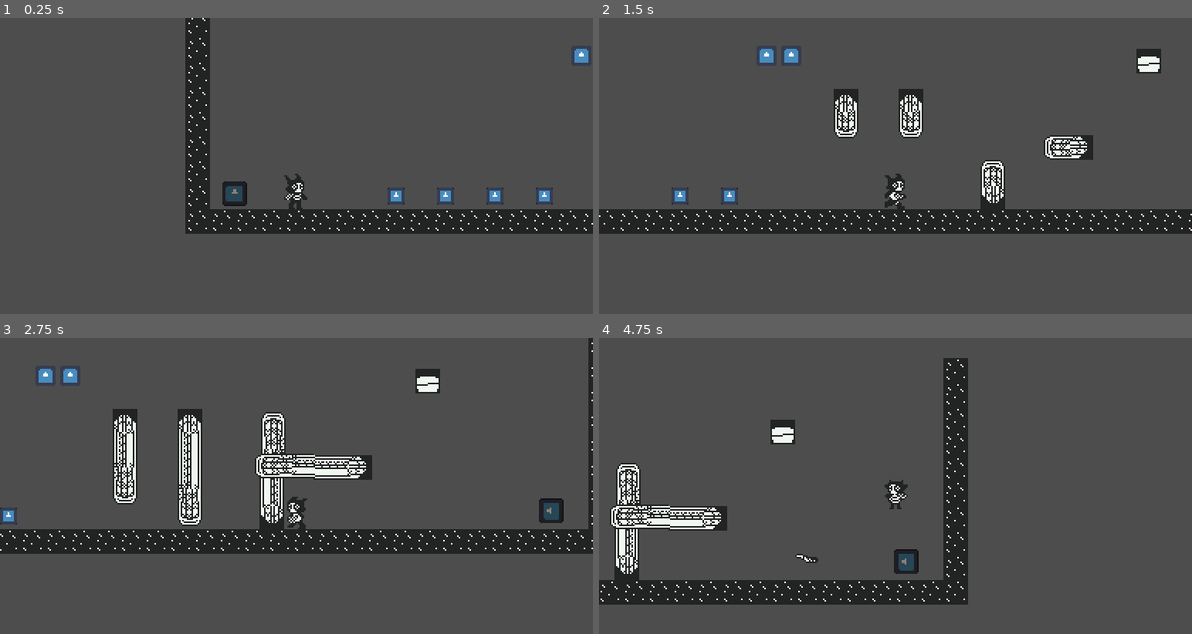
Above: before the commit, frames 1-4 (two rows, left to right).
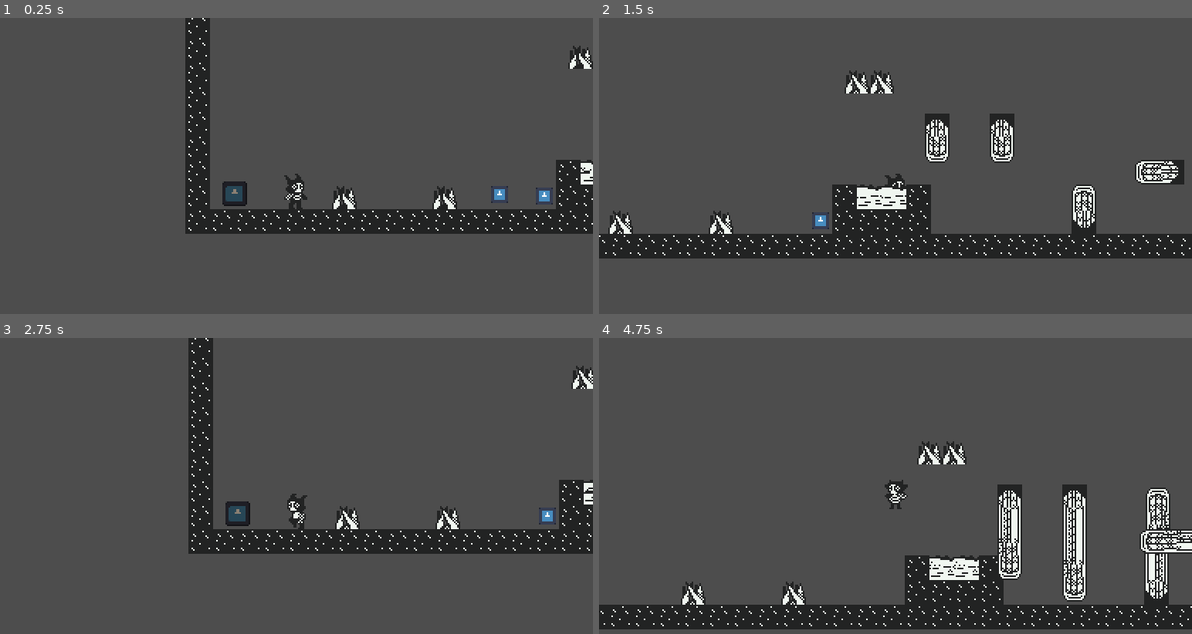
Above: after the commit, the same moments.

Repository: SpeedOfSmell/cryptid-caper
Game: Godot game, scene res://assets/game/game_screen/interactables/interactable_sandbox.tscn
Same seed, same stepped clock (60 frames per second), same inputs: the game is played once before the commit and once after it. This scene is started directly instead of the project's main scene. The engine's default icon, where the game draws it, is replaced by a stand-in: a white triangle on a blue panel in a dark square.
Inputs:
- Up to frame 1 (0.25 s): no input
- Up to frame 2 (1.5 s): hold D (walk_right) from 0.53 s (still down); tap Shift (dash) at 0.6 s; tap Space (jump) at 0.77 s; tap S (duck) at 1.35 s
- Up to frame 3 (2.75 s): tap Space (jump) at 1.52 s; release D (walk_right) at 2.03 s; hold A (walk_left) from 2.03 s (still down); tap Shift (dash) at 2.1 s
- Up to frame 4 (4.75 s): release A (walk_left) at 2.78 s; hold D (walk_right) 2.78-4.28 s; tap S (duck) at 2.85, 4.35 s; tap Space (jump) at 3.02, 3.77, 4.52 s; tap Shift (dash) at 3.6 s; hold A (walk_left) from 4.28 s (still down)

The runs differ from the first frame. In frame 1, 1.9% of the frame differs, in the area x 55-100%, y 9-65%; in frame 2, 22%; in frame 3, 14%; in frame 4, 25%, in the area x 0-100%, y 6-99%.

Commit message:
add spikes/lava

Diff:
--- a/assets/game/game_screen/chunks/chunk_types/down_chunk/down_chunk_a.tscn
+++ b/assets/game/game_screen/chunks/chunk_types/down_chunk/down_chunk_a.tscn
@@ -10,12 +10,10 @@
 tile_set = ExtResource("2_fl78b")
 
 [node name="LeftLayer" type="TileMapLayer" parent="." unique_id=1216983266]
-visible = false
 tile_map_data = PackedByteArray("AAAAAAgAAAAHAAEAAAAAAAkAAAAHAAEAAAABAAkAAAAGAAEAAAABAAgAAAAGAAEAAAACAAgAAAAEAAEAAAADAA …(224 unchanged characters)…
 tile_set = ExtResource("2_fl78b")
 
 [node name="RightLayer" type="TileMapLayer" parent="." unique_id=2079886663]
-visible = false
 tile_map_data = PackedByteArray("AAAoAAgAAAACAAEAAAAoAAkAAAACAAEAAAAoAAoAAAACAAEAAAAoAAsAAAACAAEAAAAlAAgAAAAHAAEAAAAlAA …(192 unchanged characters)…
 tile_set = ExtResource("2_fl78b")
 
--- a/assets/game/game_screen/chunks/chunk_types/through_chunk/through_chunk_a.tres
+++ b/assets/game/game_screen/chunks/chunk_types/through_chunk/through_chunk_a.tres
@@ -5,5 +5,6 @@
 
 [resource]
 script = ExtResource("1_ql2au")
+difficulty = 1
 chunk_scene = ExtResource("1_vqnpn")
 metadata/_custom_type_script = "uid://wpcxsk870y80"
--- a/assets/game/game_screen/chunks/chunk_types/through_chunk/through_chunk_a.tscn
+++ b/assets/game/game_screen/chunks/chunk_types/through_chunk/through_chunk_a.tscn
@@ -2,7 +2,7 @@
 
 [ext_resource type="TileSet" uid="uid://dywhdftlbg8wv" path="res://assets/game/game_screen/chunks/room_tileset.tres" id="2_tbpo8"]
 [ext_resource type="PackedScene" uid="uid://b1jbsp8xj45we" path="res://assets/game/game_screen/player/player.tscn" id="3_47a16"]
-[ext_resource type="PackedScene" uid="uid://bgb2sv8mxh6fd" path="res://assets/game/game_screen/interactables/obstacle/spike.tscn" id="4_tbpo8"]
+[ext_resource type="PackedScene" uid="uid://bgb2sv8mxh6fd" path="res://assets/game/game_screen/interactables/obstacle/spike/spike.tscn" id="4_tbpo8"]
 [ext_resource type="PackedScene" uid="uid://bravhbok4cvo4" path="res://assets/game/game_screen/interactables/artifact/artifact.tscn" id="5_6aua3"]
 [ext_resource type="PackedScene" uid="uid://d0mhcb0l0g6sy" path="res://assets/game/game_screen/interactables/relic/relic.tscn" id="5_kbw0v"]
 
--- a/assets/game/game_screen/interactables/interactable_sandbox.tscn
+++ b/assets/game/game_screen/interactables/interactable_sandbox.tscn
@@ -4,31 +4,24 @@
 [ext_resource type="TileSet" uid="uid://dywhdftlbg8wv" path="res://assets/game/game_screen/chunks/room_tileset.tres" id="2_tiles"]
 [ext_resource type="PackedScene" uid="uid://b1jbsp8xj45we" path="res://assets/game/game_screen/player/player.tscn" id="3_player"]
 [ext_resource type="PackedScene" uid="uid://d0mhcb0l0g6sy" path="res://assets/game/game_screen/interactables/relic/relic.tscn" id="4_relic"]
-[ext_resource type="PackedScene" uid="uid://bgb2sv8mxh6fd" path="res://assets/game/game_screen/interactables/obstacle/spike.tscn" id="5_spike"]
+[ext_resource type="PackedScene" uid="uid://e4vourxxnuy1" path="res://assets/game/game_screen/interactables/obstacle/spike/spike.tscn" id="5_spike"]
 [ext_resource type="PackedScene" uid="uid://dwjbiqvl2voqc" path="res://assets/game/game_screen/interactables/obstacle/traps/piston/piston_trap.tscn" id="6_piston"]
 [ext_resource type="PackedScene" uid="uid://dxui1ugt02bf7" path="res://assets/game/game_screen/interactables/obstacle/traps/boulder/boulder_dropper.tscn" id="7_boulder"]
 [ext_resource type="PackedScene" uid="uid://beedmp5n2y2sx" path="res://assets/game/game_screen/interactables/obstacle/traps/dart/dart_trap.tscn" id="8_dart"]
+[ext_resource type="PackedScene" uid="uid://dwwtyffyihcp" path="res://assets/game/game_screen/interactables/obstacle/lava/lava.tscn" id="9_30end"]
 
 [node name="InteractableSandbox" type="Node2D" unique_id=502746101]
 script = ExtResource("1_sandbox")
 
 [node name="TileMapLayer" type="TileMapLayer" parent="." unique_id=1543069032]
-tile_map_data = PackedByteArray("AAD8//j/AAAFAAEAAAD8//n/AAA …(848 unchanged characters)… FAAEAAAAiAAAAAAAFAAEAAAAiAAEAAAAFAAEAAAA=")
+tile_map_data = PackedByteArray("AAD8//j/AAAFAAEAAAD8//n/AAA …(848 unchanged characters)… FAAEAAAAiAAAAAAAFAAEAAAAiAAEAAAAFAAEAAAALAAAAAAAFAAEAAAAMAAAAAAAFAAEAAAANAAAAAAAFAAEAAAAOAAAAAAAFAAEAAAAOAP//AAAFAAEAAAALAP//AAAFAAEAAAA=")
 tile_set = ExtResource("2_tiles")
 
 [node name="Player" parent="." unique_id=405111128 instance=ExtResource("3_player")]
 position = Vector2(8, 16)
 
 [node name="JumpRelic" parent="." unique_id=1777570291 instance=ExtResource("4_relic")]
-position = Vector2(72, 8)
-
-[node name="SpeedRelic" parent="." unique_id=1155390747 instance=ExtResource("4_relic")]
-position = Vector2(104, 8)
-upgrade_type = 1
-
-[node name="TeleportRelic" parent="." unique_id=435805709 instance=ExtResource("4_relic")]
-position = Vector2(136, 8)
-upgrade_type = 2
+position = Vector2(139, 7)
 
 [node name="DashRelic" parent="." unique_id=871176782 instance=ExtResource("4_relic")]
 position = Vector2(168, 8)
@@ -71,3 +64,15 @@
 position = Vector2(-32, 6)
 rotation = 0.008344294
 interval = 0.5
+
+[node name="Spike3" parent="." unique_id=1858360133 instance=ExtResource("5_spike")]
+position = Vector2(39, 8)
+
+[node name="Spike5" parent="." unique_id=497340528 instance=ExtResource("5_spike")]
+position = Vector2(104, 8)
+
+[node name="Lava" parent="." unique_id=1417855237 instance=ExtResource("9_30end")]
+position = Vector2(200, -8)
+
+[node name="Lava2" parent="." unique_id=1117231409 instance=ExtResource("9_30end")]
+position = Vector2(216, -8)
--- /dev/null
+++ b/assets/game/game_screen/interactables/obstacle/lava/lava.tscn
@@ -0,0 +1,69 @@
+[gd_scene format=3 uid="uid://dwwtyffyihcp"]
+
+[ext_resource type="Script" uid="uid://heoyfeygh4e8" path="res://assets/game/game_screen/interactables/obstacle/obstacle.gd" id="1_6yjb6"]
+[ext_resource type="Texture2D" uid="uid://ex2670k6ic27" path="res://assets/game/game_screen/interactables/obstacle/lava/Lava.png" id="1_vfcfx"]
+
+[sub_resource type="AtlasTexture" id="AtlasTexture_6yjb6"]
+atlas = ExtResource("1_vfcfx")
+region = Rect2(0, 0, 16, 16)
+
+[sub_resource type="AtlasTexture" id="AtlasTexture_v8qcc"]
+atlas = ExtResource("1_vfcfx")
+region = Rect2(16, 0, 16, 16)
+
+[sub_resource type="AtlasTexture" id="AtlasTexture_udg2t"]
+atlas = ExtResource("1_vfcfx")
+region = Rect2(32, 0, 16, 16)
+
+[sub_resource type="AtlasTexture" id="AtlasTexture_3tdl2"]
+atlas = ExtResource("1_vfcfx")
+region = Rect2(0, 16, 16, 16)
+
+[sub_resource type="AtlasTexture" id="AtlasTexture_ft3hg"]
+atlas = ExtResource("1_vfcfx")
+region = Rect2(16, 16, 16, 16)
+
+[sub_resource type="AtlasTexture" id="AtlasTexture_4t16y"]
+atlas = ExtResource("1_vfcfx")
+region = Rect2(32, 16, 16, 16)
+
+[sub_resource type="SpriteFrames" id="SpriteFrames_1lvrn"]
+animations = [{
+"frames": [{
+"duration": 1.0,
+"texture": SubResource("AtlasTexture_6yjb6")
+}, {
+"duration": 1.0,
+"texture": SubResource("AtlasTexture_v8qcc")
+}, {
+"duration": 1.0,
+"texture": SubResource("AtlasTexture_udg2t")
+}, {
+"duration": 1.0,
+"texture": SubResource("AtlasTexture_3tdl2")
+}, {
+"duration": 1.0,
+"texture": SubResource("AtlasTexture_ft3hg")
+}, {
+"duration": 1.0,
+"texture": SubResource("AtlasTexture_4t16y")
+}],
+"loop": 1,
+"name": &"default",
+"speed": 7.0
+}]
+
+[sub_resource type="RectangleShape2D" id="RectangleShape2D_1lvrn"]
+size = Vector2(16, 14)
+
+[node name="Lava" type="Area2D" unique_id=1417855237]
+script = ExtResource("1_6yjb6")
+
+[node name="AnimatedSprite2D" type="AnimatedSprite2D" parent="." unique_id=1614149007]
+sprite_frames = SubResource("SpriteFrames_1lvrn")
+autoplay = "default"
+frame_progress = 0.3847925
+
+[node name="CollisionShape2D" type="CollisionShape2D" parent="." unique_id=124661137]
+position = Vector2(0, 1)
+shape = SubResource("RectangleShape2D_1lvrn")
--- a/assets/game/game_screen/interactables/obstacle/spike.gd
+++ /dev/null
@@ -1,2 +0,0 @@
-class_name Spike
-extends Obstacle
--- a/assets/game/game_screen/interactables/obstacle/spike.tscn
+++ /dev/null
@@ -1,20 +0,0 @@
-[gd_scene format=3 uid="uid://bgb2sv8mxh6fd"]
-
-[ext_resource type="PackedScene" uid="uid://bmi3t0kx1gnbo" path="res://assets/game/game_screen/interactables/interactable.tscn" id="1_base"]
-[ext_resource type="Script" uid="uid://eqqm2i7ryv71" path="res://assets/game/game_screen/interactables/obstacle/spike.gd" id="2_spike"]
-[ext_resource type="Texture2D" uid="uid://bqw1cdlob2j02" path="res://icon.svg" id="3_l274g"]
-
-[sub_resource type="RectangleShape2D" id="RectangleShape2D_spike"]
-size = Vector2(12, 6)
-
-[node name="Spike" unique_id=254378944 instance=ExtResource("1_base")]
-script = ExtResource("2_spike")
-
-[node name="CollisionShape2D" parent="." index="0" unique_id=1821868196]
-position = Vector2(0, 5)
-shape = SubResource("RectangleShape2D_spike")
-
-[node name="Sprite2D" parent="." index="1" unique_id=271139163]
-position = Vector2(-3.8146973e-06, -0.9999962)
-scale = Vector2(0.1015625, 0.1015625)
-texture = ExtResource("3_l274g")
--- /dev/null
+++ b/assets/game/game_screen/interactables/obstacle/spike/spike.tscn
@@ -0,0 +1,70 @@
+[gd_scene format=3 uid="uid://e4vourxxnuy1"]
+
+[ext_resource type="Script" uid="uid://heoyfeygh4e8" path="res://assets/game/game_screen/interactables/obstacle/obstacle.gd" id="1_0eiru"]
+[ext_resource type="Texture2D" uid="uid://c3yjd7hrf4c44" path="res://assets/game/game_screen/interactables/obstacle/spike/Spike_shine.png" id="2_0eiru"]
+
+[sub_resource type="AtlasTexture" id="AtlasTexture_42jq7"]
+atlas = ExtResource("2_0eiru")
+region = Rect2(0, 0, 16, 16)
+
+[sub_resource type="AtlasTexture" id="AtlasTexture_2cqn2"]
+atlas = ExtResource("2_0eiru")
+region = Rect2(16, 0, 16, 16)
+
+[sub_resource type="AtlasTexture" id="AtlasTexture_6fnnm"]
+atlas = ExtResource("2_0eiru")
+region = Rect2(32, 0, 16, 16)
+
+[sub_resource type="AtlasTexture" id="AtlasTexture_40usr"]
+atlas = ExtResource("2_0eiru")
+region = Rect2(0, 16, 16, 16)
+
+[sub_resource type="AtlasTexture" id="AtlasTexture_xkv0x"]
+atlas = ExtResource("2_0eiru")
+region = Rect2(16, 16, 16, 16)
+
+[sub_resource type="AtlasTexture" id="AtlasTexture_81dkd"]
+atlas = ExtResource("2_0eiru")
+region = Rect2(32, 16, 16, 16)
+
+[sub_resource type="SpriteFrames" id="SpriteFrames_1lvrn"]
+animations = [{
+"frames": [{
+"duration": 1.0,
+"texture": SubResource("AtlasTexture_42jq7")
+}, {
+"duration": 1.0,
+"texture": SubResource("AtlasTexture_2cqn2")
+}, {
+"duration": 1.0,
+"texture": SubResource("AtlasTexture_6fnnm")
+}, {
+"duration": 1.0,
+"texture": SubResource("AtlasTexture_40usr")
+}, {
+"duration": 1.0,
+"texture": SubResource("AtlasTexture_xkv0x")
+}, {
+"duration": 15.0,
+"texture": SubResource("AtlasTexture_81dkd")
+}],
+"loop": 1,
+"name": &"new_animation",
+"speed": 10.0
+}]
+
+[sub_resource type="RectangleShape2D" id="RectangleShape2D_1lvrn"]
+size = Vector2(14, 7)
+
+[node name="Spike" type="Area2D" unique_id=205696468]
+script = ExtResource("1_0eiru")
+
+[node name="AnimatedSprite2D" type="AnimatedSprite2D" parent="." unique_id=297725256]
+sprite_frames = SubResource("SpriteFrames_1lvrn")
+animation = &"new_animation"
+autoplay = "new_animation"
+frame_progress = 0.44624162
+
+[node name="CollisionShape2D" type="CollisionShape2D" parent="." unique_id=1872633359]
+position = Vector2(0, -1.5)
+shape = SubResource("RectangleShape2D_1lvrn")
Binary file added: assets/game/game_screen/interactables/obstacle/lava/Lava.png
Not shown, added: assets/game/game_screen/interactables/obstacle/lava/Lava.png.import
Not shown, removed: assets/game/game_screen/interactables/obstacle/spike.gd.uid
Binary file added: assets/game/game_screen/interactables/obstacle/spike/Spike_shine.png
Not shown, added: assets/game/game_screen/interactables/obstacle/spike/Spike_shine.png.import
